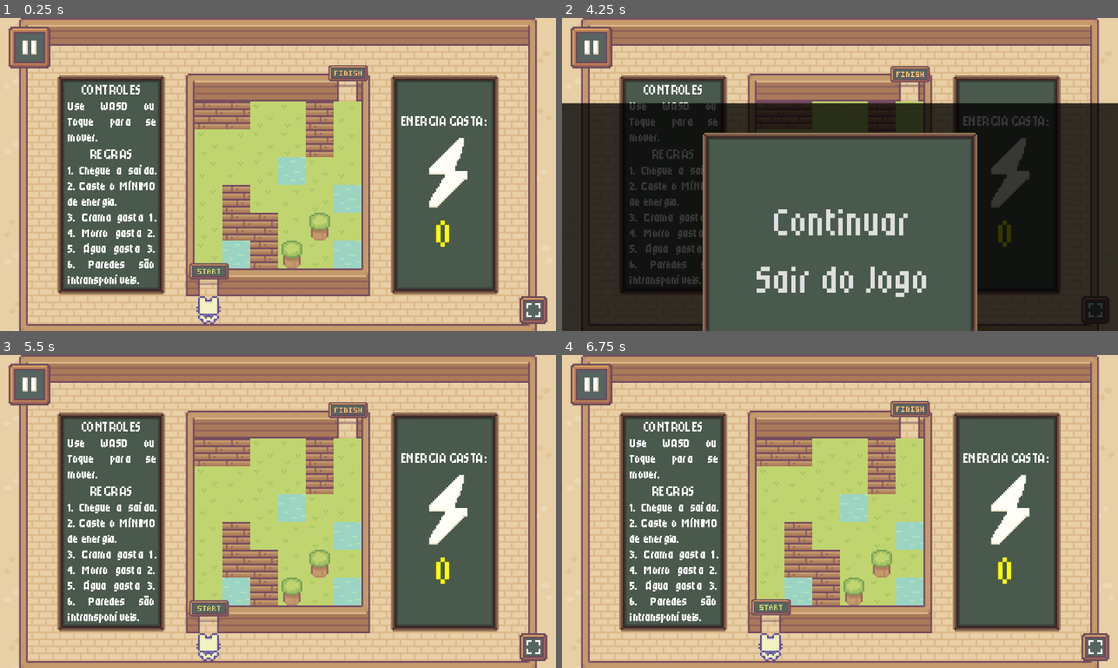
Above: before the commit, frames 1-4 (two rows, left to right).
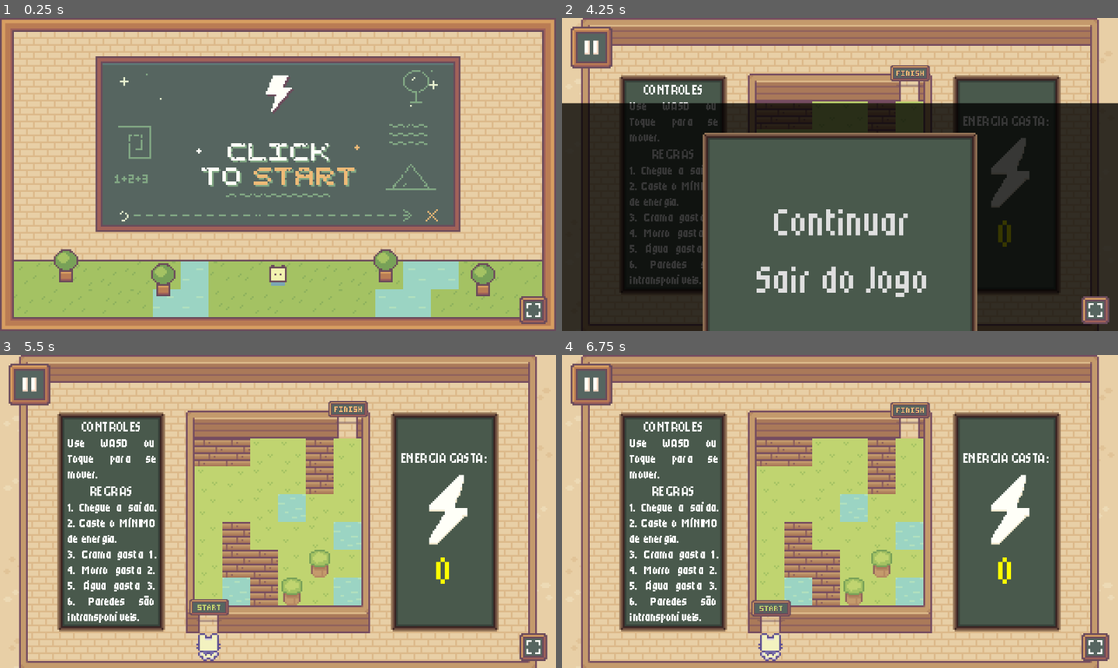
Above: after the commit, the same moments.

Repository: Luciano-Tadeu/pathfiding-game-A-
Game: Godot game, scene res://cenas/Menu_Principal.tscn
Same seed, same stepped clock (60 frames per second), same inputs: the game is played once before the commit and once after it. Before the commit the project starts from res://cenas/Ambiente.tscn.
Inputs (mouse positions are in pixels of both pictures, inside the frame that each line leads up to):
- Up to frame 1 (0.25 s): no input
- Up to frame 2 (4.25 s): move the mouse to (962, 158) at 0.52 s; hold D (Direita) 0.53-1.25 s; hold S (Trás) 0.53-1.25 s; click (962, 158) at 0.67 s; drag from (728, 190) to (812, 237) at 1.27 s; move the mouse to (895, 105) at 2.02 s; hold D (Direita) 2.03-2.75 s; hold S (Trás) 2.03-2.75 s; click (895, 105) at 2.17 s; drag from (812, 237) to (673, 127) at 2.77 s; move the mouse to (1006, 221) at 3.52 s; hold A (Esquerda) from 3.53 s (still down); hold S (Trás) from 3.53 s (still down); click (1006, 221) at 3.67 s; tap Escape (ui_cancel) at 4.15 s
- Up to frame 3 (5.5 s): release A (Esquerda) at 4.25 s; release S (Trás) at 4.25 s; drag from (111, 464) to (194, 433) at 4.27 s; click "Continuar" at 5 s
- Up to frame 4 (6.75 s): move the mouse to (867, 511) at 5.77 s; hold A (Esquerda) 5.78-6.5 s; hold S (Trás) 5.78-6.5 s; click (867, 511) at 5.92 s; drag from (756, 433) to (728, 527) at 6.52 s

The runs differ from the first frame. In frame 1, 79% of the frame differs, in the area x 0-100%, y 0-100%; in frame 2, 0.7%; in frame 3, 0.4%; in frame 4, 0.4%.

Commit message:
Menu Principal

Diff:
--- a/godot/cenas/Ambiente.tscn
+++ b/godot/cenas/Ambiente.tscn
@@ -7,10 +7,6 @@
 [ext_resource type="Texture2D" uid="uid://tuywn2x08j1i" path="res://Sprout Lands - Sprites - Basic pack/Sprout Lands - Sprites - Basic pack/Objects/botao_pause.png" id="6_x7mbq"]
 [ext_resource type="AudioStream" uid="uid://d1ukllobl18o" path="res://sounds/regrowth wip.wav" id="7_x7mbq"]
 [ext_resource type="Texture2D" uid="uid://c8k3y36pxo6ni" path="res://Sprout Lands - Sprites - Basic pack/Sprout Lands - Sprites - Basic pack/Objects/botao_pause_pressionado.png" id="7_xxr1h"]
-[ext_resource type="Texture2D" uid="uid://bulno5w8y6vy8" path="res://Sprout Lands - Sprites - Basic pack/Sprout Lands - Sprites - Basic pack/Objects/botao_tela_cheia.png" id="8_5yt7n"]
-[ext_resource type="Texture2D" uid="uid://c3x3oblq2tiop" path="res://Sprout Lands - Sprites - Basic pack/Sprout Lands - Sprites - Basic pack/Objects/botao_tela_cheia_pressionado.png" id="9_anr53"]
-[ext_resource type="Script" uid="uid://doafkcgy6e2na" path="res://scripts/game/touch_screen_button_expandir.gd" id="10_8v76g"]
-[ext_resource type="Texture2D" uid="uid://txcivwgbytkd" path="res://Sprout Lands - Sprites - Basic pack/Sprout Lands - Sprites - Basic pack/Objects/botao_sair_tela_cheia.png" id="11_anr53"]
 
 [node name="Ambiente" type="Node2D" unique_id=144985110]
 script = ExtResource("1_xxr1h")
@@ -36,13 +32,3 @@
 texture_normal = ExtResource("6_x7mbq")
 texture_pressed = ExtResource("7_xxr1h")
 action = "ui_cancel"
-
-[node name="TouchScreenButton_Expandir" type="TouchScreenButton" parent="." unique_id=903365731]
-position = Vector2(299, 160)
-texture_normal = ExtResource("8_5yt7n")
-texture_pressed = ExtResource("9_anr53")
-script = ExtResource("10_8v76g")
-icone_entrar_tela_cheia = ExtResource("8_5yt7n")
-icone_sair_tela_cheia = ExtResource("11_anr53")
-
-[connection signal="released" from="TouchScreenButton_Expandir" to="TouchScreenButton_Expandir" method="_on_released"]
--- a/godot/cenas/Gameplay.tscn
+++ b/godot/cenas/Gameplay.tscn
@@ -164,6 +164,7 @@
 
 [node name="Player" parent="." unique_id=1714485947 instance=ExtResource("3_jgluu")]
 position = Vector2(120, 164)
+limite_deslize = 15.0
 
 [node name="placa_start" type="AnimatedSprite2D" parent="." unique_id=648254629]
 position = Vector2(119.6875, 147.5)
--- /dev/null
+++ b/godot/cenas/Menu_Principal.tscn
@@ -0,0 +1,31 @@
+[gd_scene format=3 uid="uid://3n3c72ler16k"]
+
+[ext_resource type="Texture2D" uid="uid://b20fgktkipk1i" path="res://Sprout Lands - Sprites - Basic pack/Sprout Lands - Sprites - Basic pack/Tilesets/menu_inicio.png" id="1_2wktt"]
+[ext_resource type="Script" uid="uid://35wupfvybbu4" path="res://scripts/game/menu_principal_trocar_cena.gd" id="1_cdshd"]
+[ext_resource type="Texture2D" uid="uid://bal6bv5qypjbb" path="res://Sprout Lands - Sprites - Basic pack/Sprout Lands - Sprites - Basic pack/Tilesets/texto_click_to_start.png" id="2_cdshd"]
+[ext_resource type="Script" uid="uid://8d1hp762mqy4" path="res://scripts/game/start.gd" id="3_iylnv"]
+
+[node name="CanvasLayer" type="CanvasLayer" unique_id=504240843]
+script = ExtResource("1_cdshd")
+
+[node name="Back" type="TextureRect" parent="." unique_id=74566202]
+offset_right = 40.0
+offset_bottom = 40.0
+texture = ExtResource("1_2wktt")
+
+[node name="Start" type="TextureRect" parent="." unique_id=2007284611]
+anchors_preset = 8
+anchor_left = 0.5
+anchor_top = 0.5
+anchor_right = 0.5
+anchor_bottom = 0.5
+offset_left = -52.0
+offset_top = -21.0
+offset_right = 52.0
+offset_bottom = 19.0
+grow_horizontal = 2
+grow_vertical = 2
+size_flags_horizontal = 4
+size_flags_vertical = 4
+texture = ExtResource("2_cdshd")
+script = ExtResource("3_iylnv")
--- /dev/null
+++ b/godot/cenas/botao_tela_cheia_global.tscn
@@ -0,0 +1,20 @@
+[gd_scene format=3 uid="uid://dwg7j6u5hbn7c"]
+
+[ext_resource type="Texture2D" uid="uid://bulno5w8y6vy8" path="res://Sprout Lands - Sprites - Basic pack/Sprout Lands - Sprites - Basic pack/Objects/botao_tela_cheia.png" id="1_q3w77"]
+[ext_resource type="Texture2D" uid="uid://c3x3oblq2tiop" path="res://Sprout Lands - Sprites - Basic pack/Sprout Lands - Sprites - Basic pack/Objects/botao_tela_cheia_pressionado.png" id="2_cvf5y"]
+[ext_resource type="Script" uid="uid://doafkcgy6e2na" path="res://scripts/game/touch_screen_button_expandir.gd" id="3_kf8w0"]
+[ext_resource type="Texture2D" uid="uid://txcivwgbytkd" path="res://Sprout Lands - Sprites - Basic pack/Sprout Lands - Sprites - Basic pack/Objects/botao_sair_tela_cheia.png" id="4_yr563"]
+
+[node name="CanvasLayer" type="CanvasLayer" unique_id=1316795080]
+process_mode = 3
+layer = 100
+
+[node name="TouchScreenButton_Expandir" type="TouchScreenButton" parent="." unique_id=962043927]
+position = Vector2(299, 160)
+texture_normal = ExtResource("1_q3w77")
+texture_pressed = ExtResource("2_cvf5y")
+script = ExtResource("3_kf8w0")
+icone_entrar_tela_cheia = ExtResource("1_q3w77")
+icone_sair_tela_cheia = ExtResource("4_yr563")
+
+[connection signal="released" from="TouchScreenButton_Expandir" to="TouchScreenButton_Expandir" method="_on_released"]
--- a/godot/project.godot
+++ b/godot/project.godot
@@ -11,13 +11,14 @@
 [application]
 
 config/name="Grupo IA"
-run/main_scene="uid://kqbkdiphq84w"
+run/main_scene="uid://3n3c72ler16k"
 config/features=PackedStringArray("4.7", "Forward Plus")
 config/icon="res://icon.svg"
 
 [autoload]
 
 GameData="*uid://bry56jdiqow4y"
+BotaoTelaCheiaGlobal="*uid://dwg7j6u5hbn7c"
 
 [display]
 
--- a/godot/scripts/game/menu_finish.gd
+++ b/godot/scripts/game/menu_finish.gd
@@ -13,7 +13,8 @@
 	player.finish.connect(_on_player_finish);
 
 func _on_button_sair_pressed() -> void:
-	get_tree().quit()
+	get_tree().paused = false
+	get_tree().change_scene_to_file("res://cenas/Menu_Principal.tscn")
 
 func _on_button_comparar_pressed() -> void:
 	var gameplay = $"../Gameplay";
--- a/godot/scripts/game/menu_pause.gd
+++ b/godot/scripts/game/menu_pause.gd
@@ -61,4 +61,4 @@
 
 # Ao pressionar o botão de sair
 func _on_button_sair_pressed() -> void:
-	get_tree().quit()
+	get_tree().change_scene_to_file("res://cenas/Menu_Principal.tscn")
--- /dev/null
+++ b/godot/scripts/game/menu_principal_trocar_cena.gd
@@ -0,0 +1,28 @@
+extends CanvasLayer
+
+# Caminho da cena para onde o jogo vai ao clicar
+@export_file("*.tscn") var proxima_cena: String = "res://cenas/Ambiente.tscn"
+
+var trocando_cena: bool = false
+
+# No script do Menu_Principal.gd
+func _ready():
+	get_tree().paused = false
+	trocando_cena = false
+
+func _input(event):
+	# Evita múltiplos cliques seguidos enquanto a cena carrega
+	if trocando_cena:
+		return
+
+	# Detecta clique do botão esquerdo do mouse (PC)
+	if event is InputEventMouseButton and event.button_index == MOUSE_BUTTON_LEFT and event.pressed:
+		carregar_proxima_cena()
+
+	# Detecta toque na tela (Mobile)
+	elif event is InputEventScreenTouch and event.pressed:
+		carregar_proxima_cena()
+
+func carregar_proxima_cena():
+	trocando_cena = true
+	get_tree().change_scene_to_file(proxima_cena)
--- /dev/null
+++ b/godot/scripts/game/start.gd
@@ -0,0 +1,22 @@
+extends TextureRect
+
+@export var distancia_balanco: float = 8.0 # Quantos pixels ele sobe/desce
+@export var tempo_animacao: float = 2.0   # Tempo em segundos para completar o ciclo
+
+var posicao_original_y: float
+
+func _ready():
+	posicao_original_y = position.y
+	iniciar_animacao_flutuar()
+
+func iniciar_animacao_flutuar():
+	# Cria o Tween em loop infinito
+	var tween = create_tween().set_loops()
+
+	# Metade do tempo: Sobe suavemente (no Godot, Y negativo é para cima)
+	tween.tween_property(self, "position:y", posicao_original_y - distancia_balanco, tempo_animacao / 2.0) \
+		.set_trans(Tween.TRANS_SINE).set_ease(Tween.EASE_IN_OUT)
+
+	# Outra metade: Desce de volta para a posição original
+	tween.tween_property(self, "position:y", posicao_original_y, tempo_animacao / 2.0) \
+		.set_trans(Tween.TRANS_SINE).set_ease(Tween.EASE_IN_OUT)
Binary file added: godot/Sprout Lands - Sprites - Basic pack/Sprout Lands - Sprites - Basic pack/Tilesets/menu_inicio.png
Not shown, added: godot/Sprout Lands - Sprites - Basic pack/Sprout Lands - Sprites - Basic pack/Tilesets/menu_inicio.png.import
Binary file added: godot/Sprout Lands - Sprites - Basic pack/Sprout Lands - Sprites - Basic pack/Tilesets/texto_click_to_start.png
Not shown, added: godot/Sprout Lands - Sprites - Basic pack/Sprout Lands - Sprites - Basic pack/Tilesets/texto_click_to_start.png.import
Not shown, changed: godot/export_presets.cfg
Not shown, added: godot/scripts/game/menu_principal_trocar_cena.gd.uid
Not shown, added: godot/scripts/game/start.gd.uid
Not shown, changed: godot/compilado/linux/Grupo IA.pck
Not shown, changed: godot/compilado/linux/Grupo IA.x86_64
Not shown, changed: godot/compilado/win/Grupo IA.console.exe
Not shown, changed: godot/compilado/win/Grupo IA.exe
Not shown, changed: godot/compilado/win/Grupo IA.pck
(and 4 more such lines)
